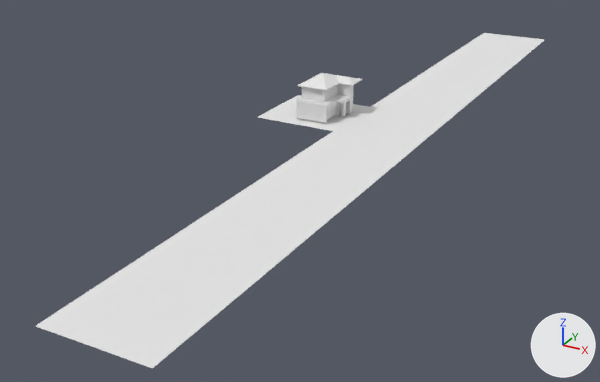
The OBJ model res/models/house.obj as it was, and as the next commit left it.
Rendered twice from a camera (50 mm lens) standing at (44.0, -83.5, 31.1) and looking at (1.7, -6.7, -7.3). Every picture has the same lights, and +X, +Y and +Z are marked at lower right. The picture after the commit comes second. Where no turn or scale is listed for an object, it has been applied to the vertices.
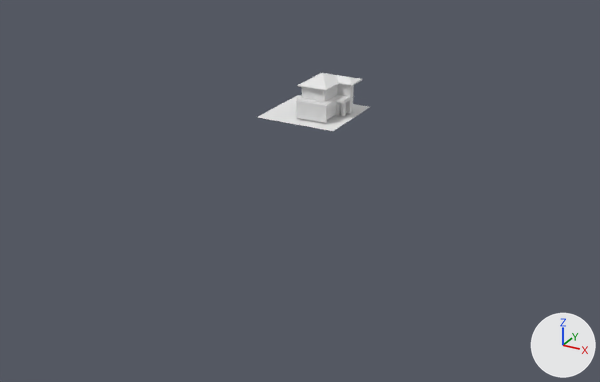
What differs and where, as boxes (x1, y1, x2, y2) in the pictures (600 x 382 px):
'Plane.001', deleted: before (36, 33, 544, 368)

Diff of the bpy script that builds the scene:
```diff
--- a/res/models/house.obj.py
+++ b/res/models/house.obj.py
@@ ob_plane_001 @@
-ob_plane_001 = bpy.data.objects.new('Plane.001', me_plane_001)
-ob_plane_001.location = (0.0, 0.0, 0.0)
```
